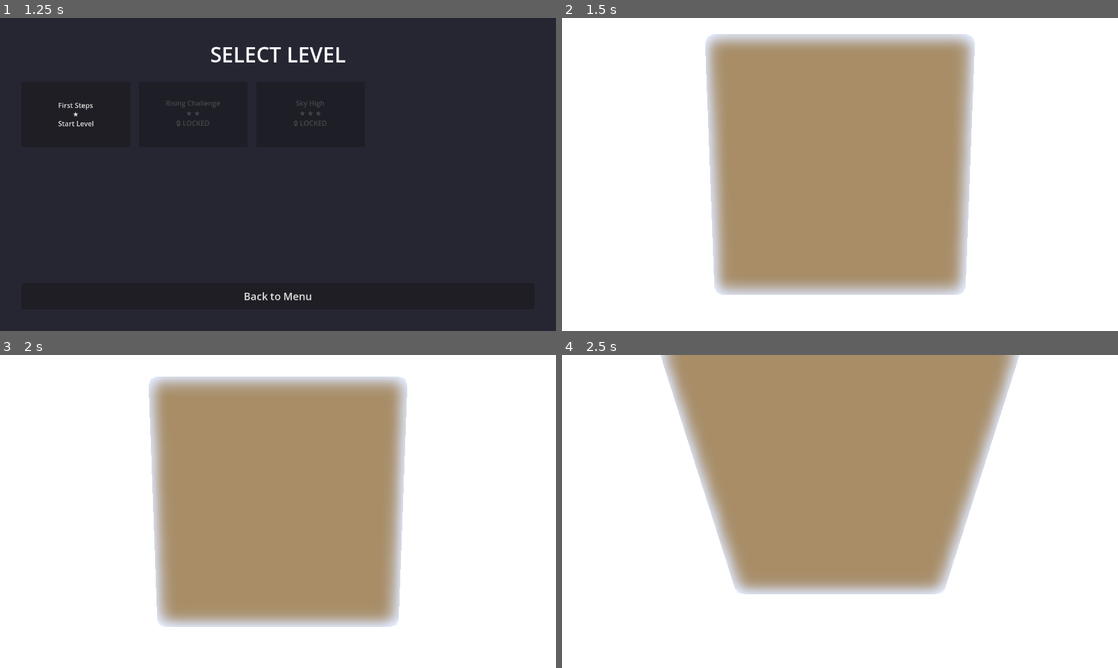
Above: before the commit, frames 1-4 (two rows, left to right).
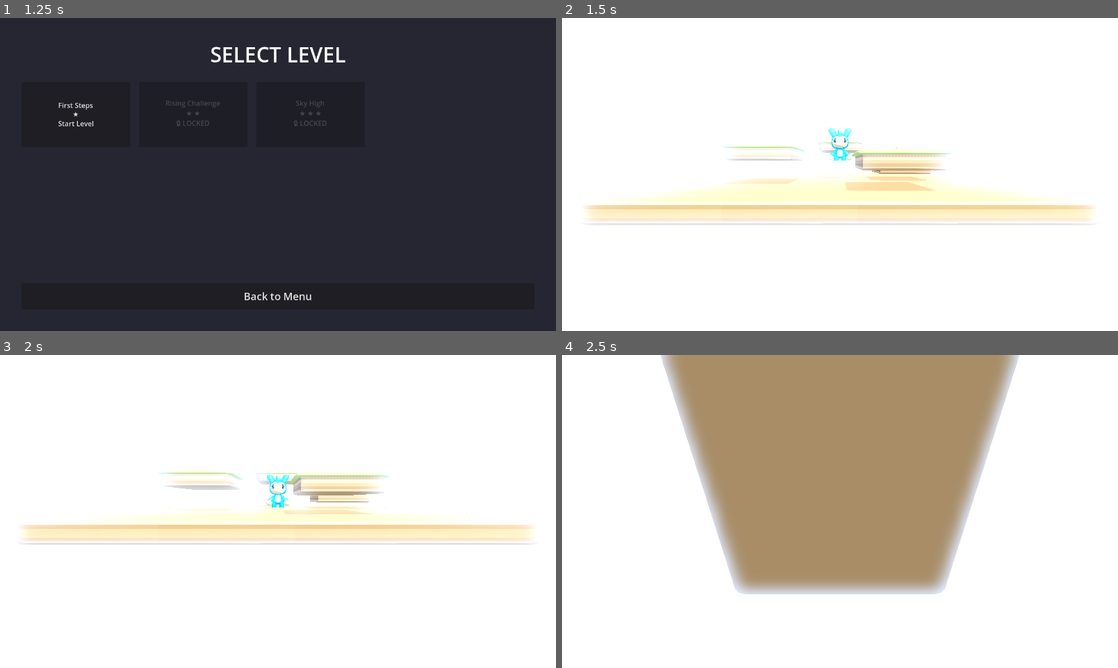
Above: after the commit, the same moments.

Repository: mikefossati/godot_platdemo
Game: Godot game, scene res://scenes/ui/main_menu.tscn
Same seed, same stepped clock (60 frames per second), same inputs: the game is played once before the commit and once after it.
Inputs:
- Up to frame 1 (1.25 s): click "START GAME" at 0.5 s
- Up to frame 2 (1.5 s): click "First Steps ★ Start Level" at 1.25 s
- Up to frame 3 (2 s): no input
- Up to frame 4 (2.5 s): hold D (move_right) from 2.03 s (still down); tap Space (jump) at 2.27 s

Frame 1 is identical in both runs. In frame 2, 42% of the frame differs, in the area x 4-96%, y 5-89%; in frame 3, 39%; in frame 4, nothing differs.

Commit message:
fix: prevent colinear vector warning in camera look_at
Add check to prevent look_at() when target and up vectors are colinear (parallel). This occurs when the camera is directly above/below the player, causing unwanted rotation around the Z axis.

Solution:
- Calculate dot product between look direction and UP vector
- Only call look_at() when dot product < 0.99 (not parallel)
- When vectors are colinear, maintain current rotation

This eliminates the warning: "Target and up vectors are colinear. This is not advised as it may cause unwanted rotation around local Z axis."

🤖 Generated with [Claude Code](https://claude.com/claude-code)

Co-Authored-By: Claude Sonnet 4.5 <noreply@anthropic.com>

Diff:
--- a/scripts/camera_follow.gd
+++ b/scripts/camera_follow.gd
@@ -60,6 +60,12 @@
 	var look_at_position: Vector3 = target.global_position
 	look_at_position.y += 1.0  # Look at a point slightly above the player's feet
 
-	# Update rotation to look at target
-	# The spring arm will extend from here in its local -Z direction
-	look_at(look_at_position, Vector3.UP)
+	# Check if look direction and UP vector are not colinear (parallel)
+	# to avoid rotation issues
+	var look_direction = (look_at_position - global_position).normalized()
+	var dot_product = abs(look_direction.dot(Vector3.UP))
+
+	# Only update rotation if vectors aren't nearly parallel (dot product < 0.99)
+	# When dot product is close to 1.0, vectors are colinear
+	if dot_product < 0.99:
+		look_at(look_at_position, Vector3.UP)
